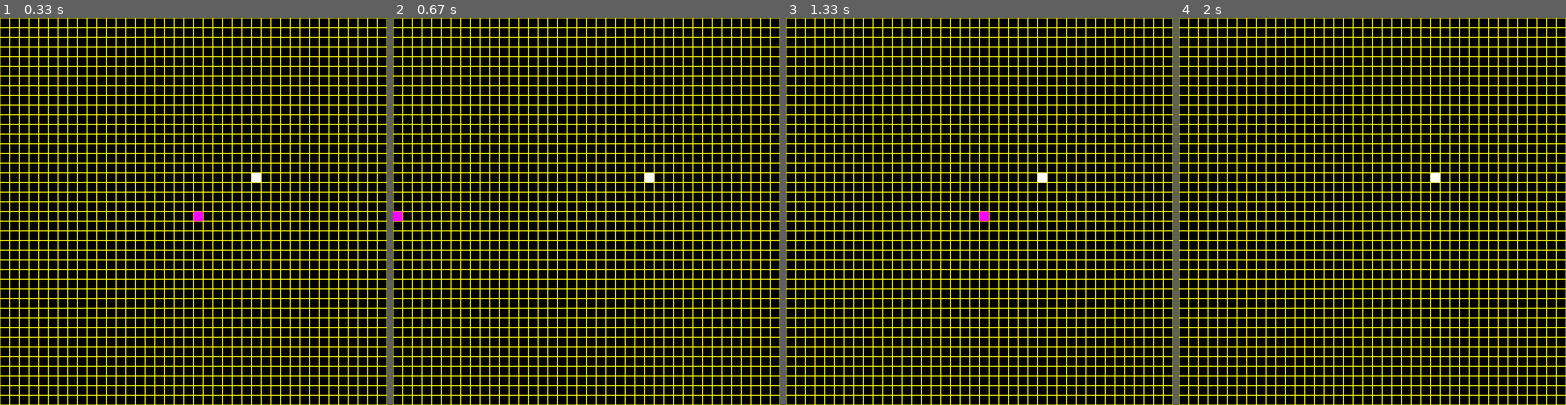
Above: before the commit, frames 1-4 (left to right).
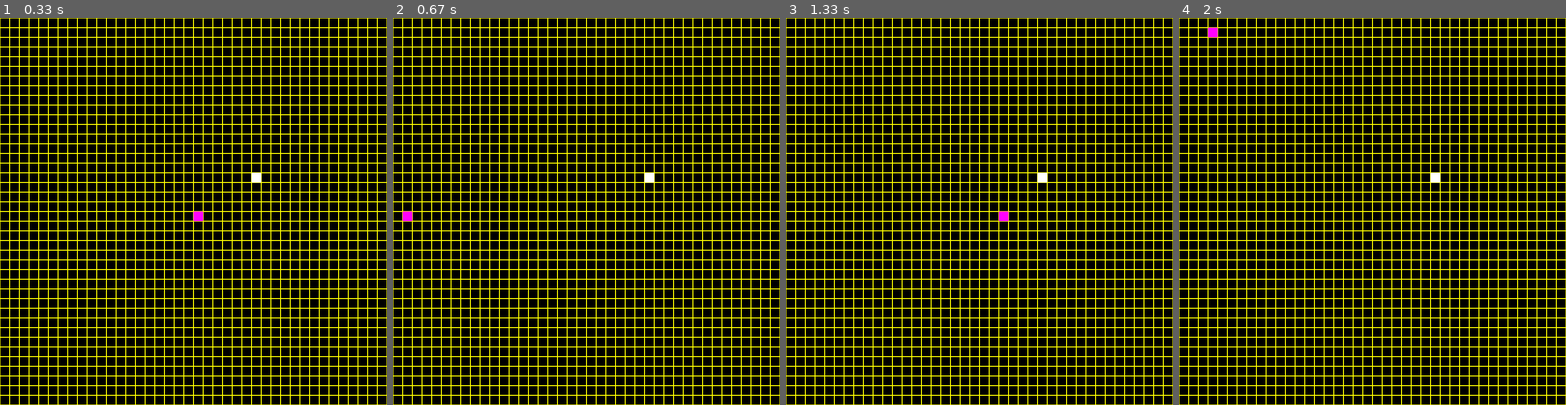
Above: after the commit, the same moments.

Repository: MatheusRamo/snake-pygame
Game: pygame game, started from snake.py
The game is run twice, just before and just after one commit, with the same random seed, the same clock (stepped at 60 frames per second) and the same inputs.
Inputs:
- Up to frame 1 (0.33 s): no input
- Up to frame 2 (0.67 s): hold A from 0.33 s (still down); hold Right from 0.33 s (still down)
- Up to frame 3 (1.33 s): release A at 0.8 s; release Right at 0.8 s; hold Right 0.83-1.3 s; hold D 0.83-1.3 s
- Up to frame 4 (2 s): hold Up 1.33-1.63 s; hold W 1.33-1.63 s; hold Right from 1.67 s (still down); hold D from 1.67 s (still down)

Frame 1 is identical in both runs. In frame 2, 0.1% of the frame differs, in the area x 0-5%, y 50-53%; in frame 3, 0.1%; in frame 4, less than 0.1%.

Commit message:
add colision between snake and board

Diff:
--- a/snake.py
+++ b/snake.py
@@ -9,7 +9,7 @@
 
 
 # Board
-def Board(n):
+def board(n):
     for row in range(n):
         for column in range(n):
             pygame.draw.rect(screen, (255, 255, 0),((20*column,20*row), (20,20)), 1)
@@ -22,7 +22,7 @@
 runing = True
 while runing:
     screen.fill(black)
-    Board(40)
+    board(40)
     pygame.draw.rect(screen, (255,0,255),snake)
 
     pygame.draw.rect(screen, (255,255,255), food)
@@ -32,6 +32,16 @@
     for event in pygame.event.get():
         if event.type == pygame.QUIT:
             runing = False
+
+        if event.type == pygame.KEYDOWN:
+            if event.key == pygame.K_RIGHT:
+                snake.x += 20
+            elif event.key == pygame.K_LEFT:
+                snake.x -= 20
+            elif event.key == pygame.K_UP:
+                snake.y -= 20
+            elif event.key == pygame.K_DOWN:
+                snake.y += 20
 
     key = pygame.key.get_pressed()
 
@@ -43,3 +53,14 @@
         snake.x += 20
     if key[pygame.K_a]:
         snake.x -= 20
+
+
+    #colision between snake and board
+    if snake.x > 780:
+        snake.x = 0
+    if snake.x < 0:
+        snake.x = 780
+    if snake.y < 0:
+        snake.y = 780
+    if snake.y > 780:
+        snake.y = 0
